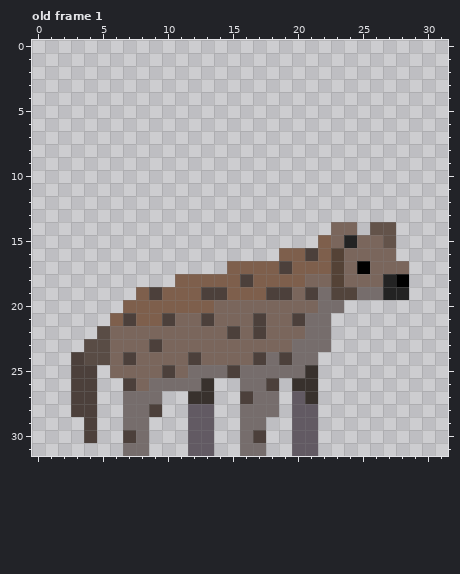
Two states of a pixel-art file, Aseprite files/Hyena.aseprite. That is the earlier state.
32x32 pixels, 1 frame. Colours within 5 levels of each other are drawn and written as one. Shown: old frame 1. The commit also changed other frames, which this record leaves out.
And afterwards:
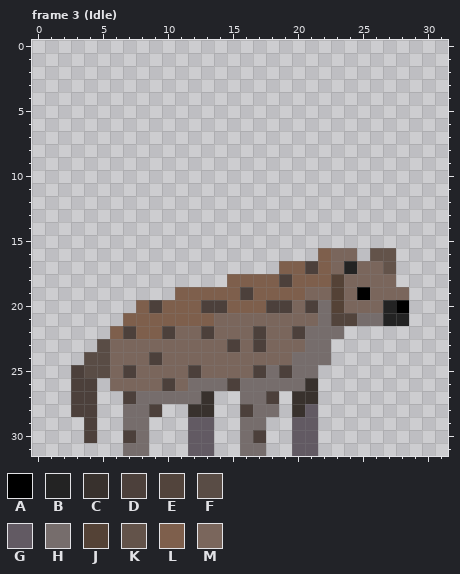
Palette (. is transparent): A #000000  B #232323  C #38312d  D #4c403b  E #52443c  F #594c45  G #625a63  H #766d6c  J #544236  K #63534a  L #7e5f4c  M #7a665c
A new or re-ordered frame is compared with the old frame closest to it.
Change:
{"change": "frames 1 -> 18"}
{"where": "frame 3 (Idle) is new; against old frame 1"}
{"frame":3,"y":14,"x":23,"old":"MM","new":".."}
{"frame":3,"y":14,"x":26,"old":"KK","new":".."}
{"frame":3,"y":15,"x":22,"old":"LMBMMK","new":"......"}
{"frame":3,"y":16,"x":19,"old":"LLD","new":"..."}
{"frame":3,"y":16,"x":23,"old":"J","new":"M"}
{"frame":3,"y":16,"x":25,"old":"MMM","new":".KK"}
{"frame":3,"y":17,"x":15,"old":"LLLLD","new":"....L"}
{"frame":3,"y":17,"x":21,"old":"L","new":"D"}
{"frame":3,"y":17,"x":23,"old":"JMA","new":"MBM"}
{"frame":3,"y":17,"x":27,"old":"MM","new":"K."}
{"frame":3,"y":18,"x":11,"old":"LLLL","new":"...."}
{"frame":3,"y":18,"x":16,"old":"D","new":"L"}
{"frame":3,"y":18,"x":19,"old":"L","new":"D"}
{"frame":3,"y":18,"x":21,"old":"MM","new":"LL"}
{"frame":3,"y":18,"x":27,"old":"BA","new":"M."}
{"frame":3,"y":19,"x":8,"old":"LDL","new":"..."}
{"frame":3,"y":19,"x":13,"old":"DD","new":"LL"}
{"frame":3,"y":19,"x":16,"old":"L","new":"D"}
{"frame":3,"y":19,"x":18,"old":"DDMDHEEHHBB","new":"LLLMMJMAMMM"}
{"frame":3,"y":20,"x":7,"old":"L","new":"."}
{"frame":3,"y":20,"x":9,"old":"L","new":"D"}
{"frame":3,"y":20,"x":13,"old":"LMMMMMM","new":"DDLLLDD"}
{"frame":3,"y":20,"x":21,"old":"M","new":"D"}
{"frame":3,"y":20,"x":23,"old":"H.....","new":"JMMMBA"}
{"frame":3,"y":21,"x":6,"old":"LD","new":".L"}
{"frame":3,"y":21,"x":10,"old":"DMMD","new":"LLLL"}
{"frame":3,"y":21,"x":17,"old":"D","new":"M"}
{"frame":3,"y":21,"x":20,"old":"DH","new":"MM"}
{"frame":3,"y":21,"x":23,"old":"......","new":"EEHHBB"}
{"frame":3,"y":22,"x":5,"old":"FMMMMM","new":".LDLLD"}
{"frame":3,"y":22,"x":13,"old":"M","new":"D"}
{"frame":3,"y":22,"x":15,"old":"D","new":"M"}
{"frame":3,"y":22,"x":20,"old":"M","new":"D"}
{"frame":3,"y":22,"x":23,"old":".","new":"H"}
{"frame":3,"y":23,"x":4,"old":"F","new":"."}
{"frame":3,"y":23,"x":9,"old":"D","new":"M"}
{"frame":3,"y":23,"x":15,"old":"M","new":"D"}
{"frame":3,"y":23,"x":17,"old":"M","new":"D"}
{"frame":3,"y":23,"x":20,"old":"H","new":"M"}
{"frame":3,"y":24,"x":3,"old":"D","new":"."}
{"frame":3,"y":24,"x":7,"old":"D","new":"M"}
{"frame":3,"y":24,"x":9,"old":"M","new":"D"}
{"frame":3,"y":24,"x":12,"old":"D","new":"M"}
{"frame":3,"y":24,"x":17,"old":"DHD","new":"MMM"}
{"frame":3,"y":24,"x":22,"old":".","new":"H"}
{"frame":3,"y":25,"x":4,"old":"D.","new":"FF"}
{"frame":3,"y":25,"x":7,"old":"M","new":"D"}
{"frame":3,"y":25,"x":10,"old":"D","new":"M"}
{"frame":3,"y":25,"x":12,"old":"HHHDHH","new":"DMMMMD"}
{"frame":3,"y":25,"x":19,"old":"H","new":"D"}
{"frame":3,"y":25,"x":21,"old":"C","new":"H"}
{"frame":3,"y":26,"x":6,"old":".D","new":"MM"}
{"frame":3,"y":26,"x":9,"old":"HHH","new":"MDM"}
{"frame":3,"y":26,"x":13,"old":"C..","new":"HHD"}
{"frame":3,"y":26,"x":18,"old":"D.C","new":"HHH"}
{"frame":3,"y":27,"x":7,"old":"H","new":"D"}
{"frame":3,"y":27,"x":10,"old":"..C","new":"HHH"}
{"frame":3,"y":27,"x":16,"old":"D","new":"H"}
{"frame":3,"y":27,"x":18,"old":"H","new":"D"}
{"frame":3,"y":27,"x":20,"old":"G","new":"C"}
{"frame":3,"y":28,"x":12,"old":"GG","new":"CC"}
{"frame":3,"y":28,"x":16,"old":"H","new":"D"}
{"frame":3,"y":28,"x":20,"old":"G","new":"C"}
